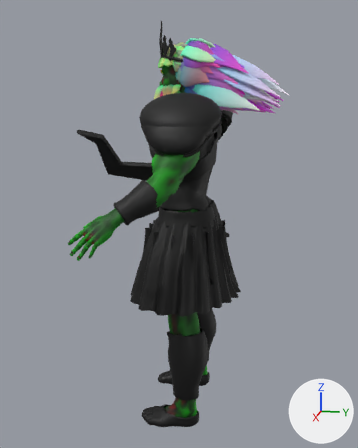
A saved change to the glTF model public/models/gods/zeus.glb.
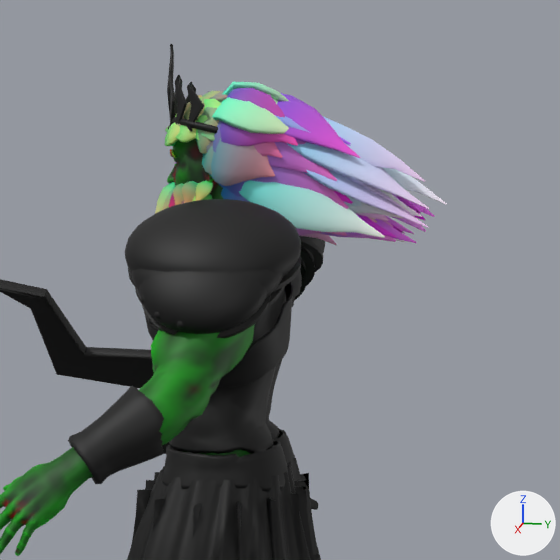
Old and new are each drawn whole from a 50 mm lens placed at (3.021, 0.521, 2.019), pointed at (-0.164, -0.116, 1.223) and again close up on the part from 23% to 96% of the width and 0% to 58% of the height. The lights are fixed; the arrows at lower right show +X, +Y and +Z. The first two pictures are the older version. Vertices at exactly the same position are counted once.

Objects in the first close-up: 'belt', 'body', 'bolt', 'bracer.L', 'crown', 'cuirass', 'hair', 'pauldron.L', 'pauldron.R', 'pteruges', 'sash', 'skirt'.
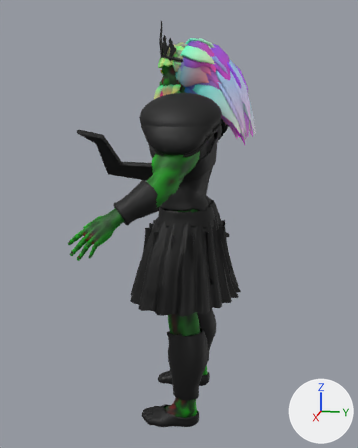
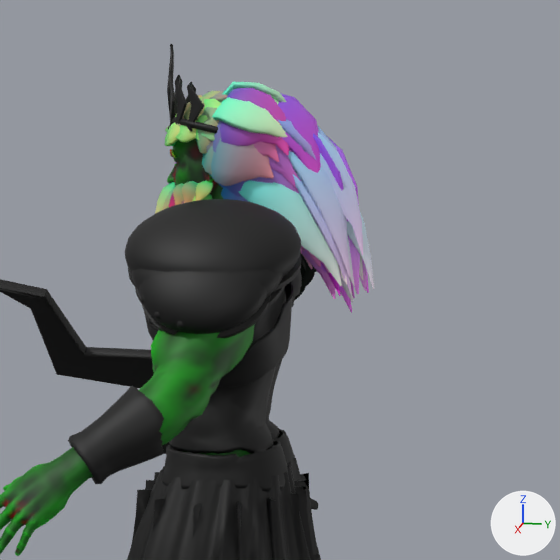
Where the change shows, as pixel boxes (x1, y1, x2, y2) in the close-ups (560 x 560 px; the box of a moved part takes in the faces that stretch with it):
```json
{"object": "hair", "change": "reshaped", "before": [155, 81, 447, 245], "after": [155, 81, 374, 312]}
{"part": 1, "of": "me_hair", "change": "moved or reshaped", "before": [246, 93, 447, 245], "after": [246, 93, 374, 312]}
```

Scene script edits in JSON lines:
```json
{"block": "me_hair", "where": "# used by ob_hair; location = (0.0, 0.0, 0.0)"}
{"op": "remove", "block": "me_hair", "code": "me_hair.from_pydata(...)  # 17596 vertices, 30048 faces; spans x -0.148..0.161, y -0.286..0.564, z 1.813..2.376"}
{"op": "add", "block": "me_hair", "code": "me_hair.from_pydata(...)  # 17596 vertices, 30048 faces; spans x -0.148..0.161, y -0.286..0.38, z 1.766..2.376"}
{"block": "me_hair", "change": "me_hair part 1: 6223 of 17596 vertices moved; they spanned x -0.132..0.161, y 0.024..0.564, z 1.949..2.35 and now span x -0.132..0.161, y 0.023..0.38, z 1.766..2.348; mean shift (-0.001, -0.044, -0.052); largest move (-0.003, 0.564, 2.06) -> (-0.016, 0.38, 1.831)"}
```
